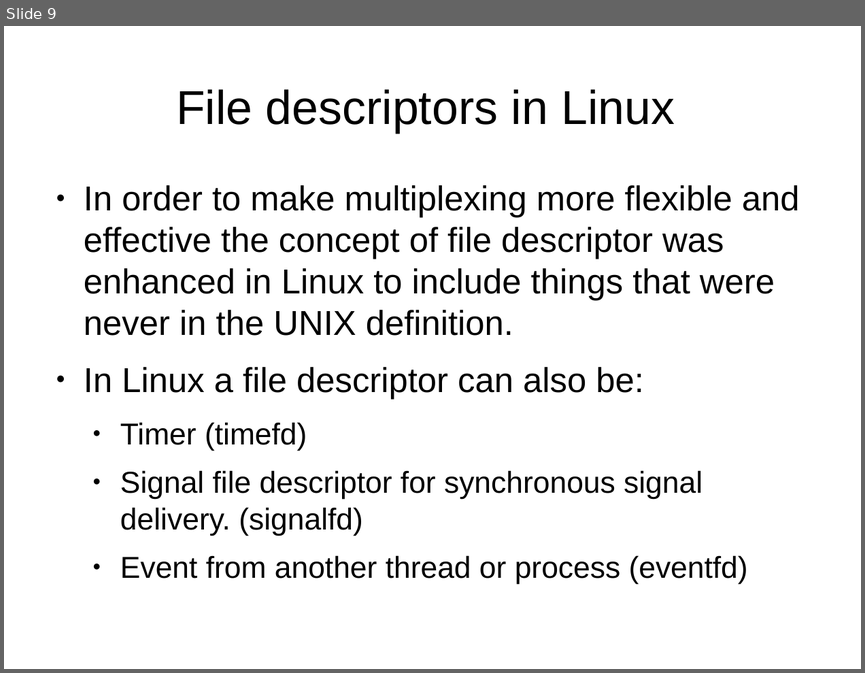
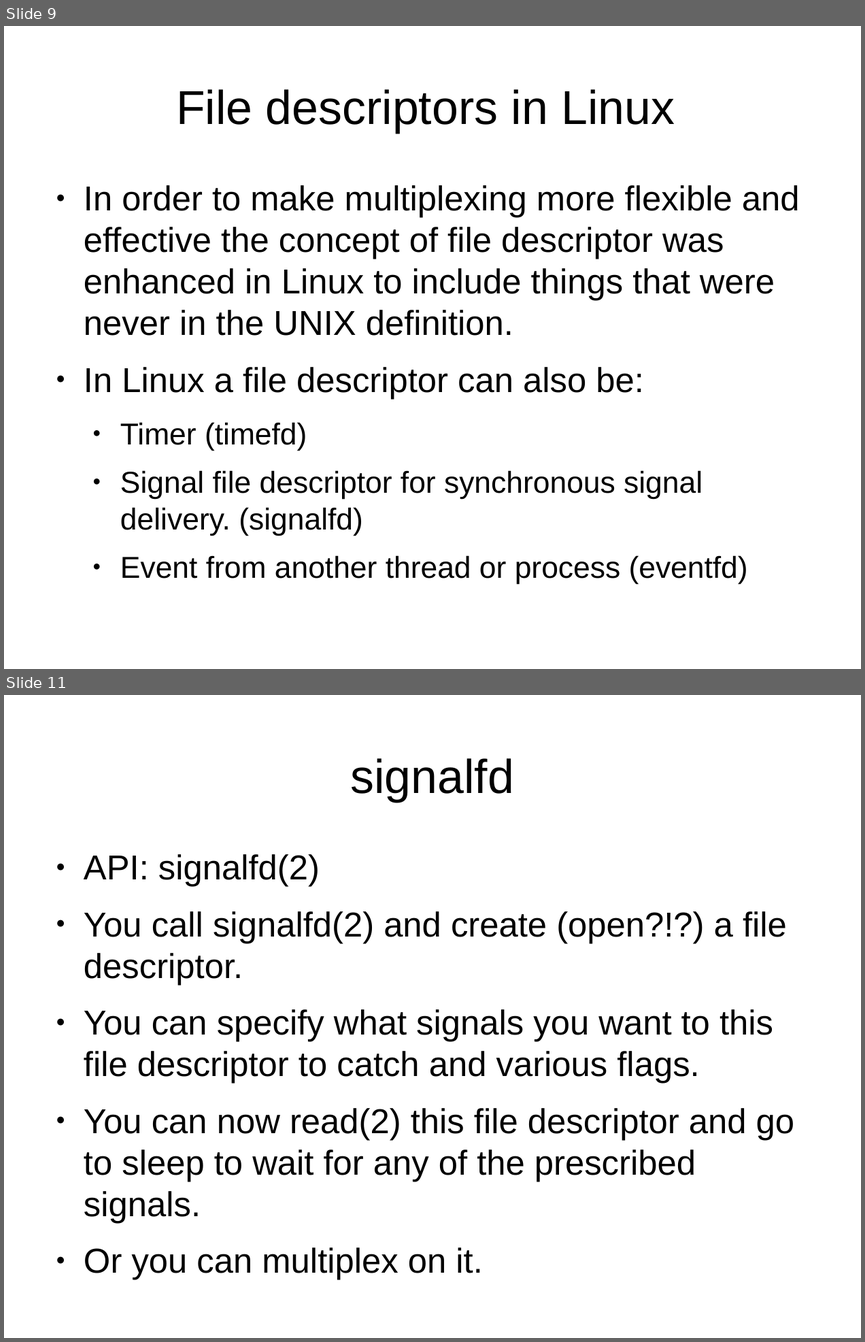
Before and after one commit to veltzer/demos-linux, a slide deck: multi_core/linux_multiplexing.odp. Shown one above the other, each under a label of ours: slide 9 before the commit, slides 9 and 11 after it; the slides between them are not shown. The pictures are 865x673 and 865x1342 pixels, drawn with LibreOffice and Linux fonts; fonts in the diff are those of the drawing. Boxes give left, top, right and bottom in pixels: in the first picture for what was removed or moved away, otherwise in the second. Text is boxed around its words. In the diff, an @@ line names an element or a change of style, - is before the commit and + after.

```diff
--- a/multi_core/linux_multiplexing.odp
+++ b/multi_core/linux_multiplexing.odp
@@ slide 11 added at (4,695,861,1338), background #FFFFFF @@
@@ title added at (350,758,514,802), 44 pt, text #000000 @@
+signalfd
@@ text added at (84,854,794,1280), 32 pt, text #000000 @@
+● API: signalfd(2)
+● You call signalfd(2) and create (open?!?) a file descriptor.
+● You can specify what signals you want to this file descriptor to catch and various flags.
+● You can now read(2) this file descriptor and go to sleep to wait for any of the prescribed signals.
+● Or you can multiplex on it.
```
Also in this commit, not shown: 1 slide changed, 8 other slides added.
